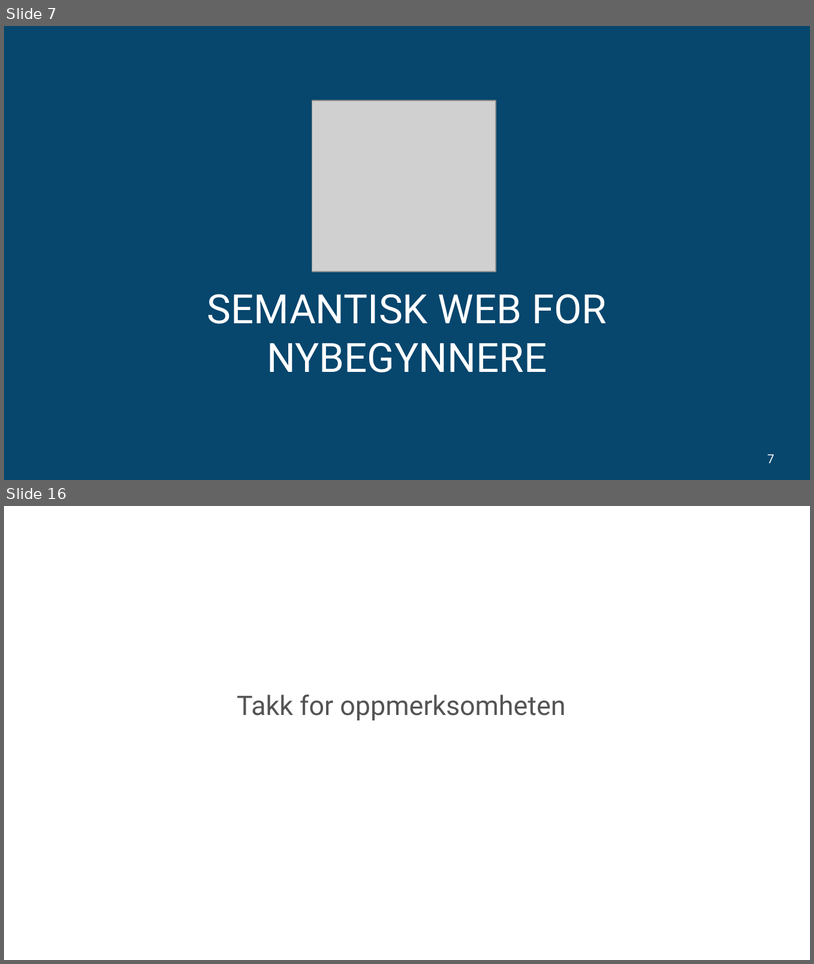
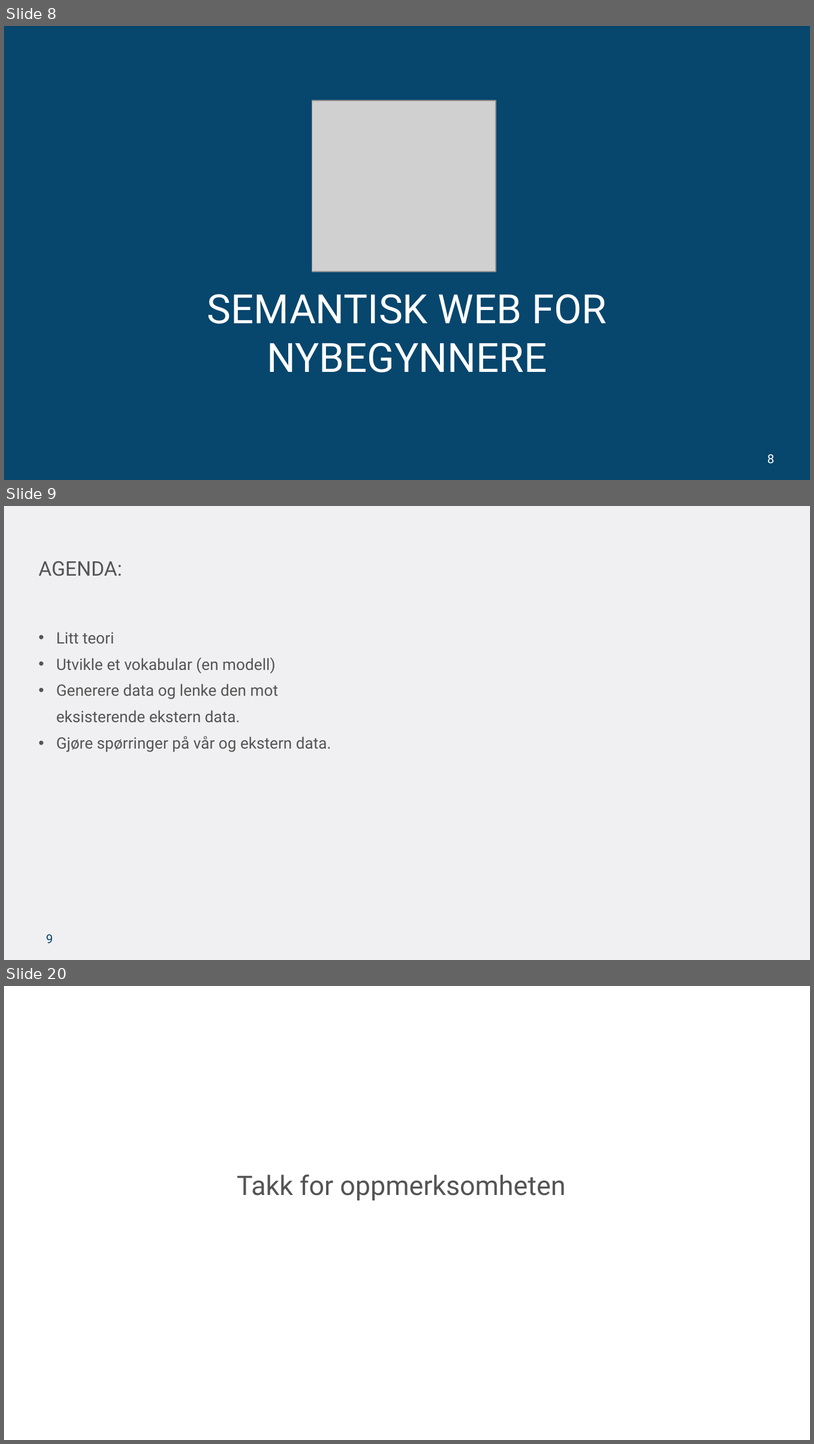
Before and after one commit to ttessem/SemWebKurs, a slide deck: SemWebKursUiB.pptx. Shown one above the other, each under a label of ours: slides 7 and 16 before the commit, slides 8, 9 and 20 after it; the slides between them are not shown. The pictures are 814x964 and 814x1444 pixels, drawn with LibreOffice and Linux fonts; fonts in the diff are those of the drawing; grey boxes stand for pictures; background and template pictures are left out. Boxes give left, top, right and bottom in pixels: in the first picture for what was removed or moved away, otherwise in the second. Text is boxed around its words. In the diff, an @@ line names an element or a change of style, - is before the commit and + after.

```diff
--- a/SemWebKursUiB.pptx
+++ b/SemWebKursUiB.pptx
@@ slide 9 added at <box>4,506,810,960</box>, background #F0F0F2 @@
@@ title added at <box>39,561,122,576</box>, 18 pt, text #545454 @@
+AGENDA:
@@ text added at <box>56,632,332,752</box>, 14 pt, text #545454 @@
+• Litt teori
+• Utvikle et vokabular (en modell)
+• Generere data og lenke den mot eksisterende ekstern data.
+• Gjøre spørringer på vår og ekstern data.
@@ page number added at <box>46,934,53,943</box>, 11 pt, text #07466D @@
+9
@@ what was slide 7 is now slide 8 @@
@@ page number at <box>768,454,775,463</box>: text changed @@
-7
+8
@@ what was slide 16 is now slide 20 @@
```
Also in this commit, not shown: 1 slide changed, 14 other slides added, 11 slides removed, 13 other files.
